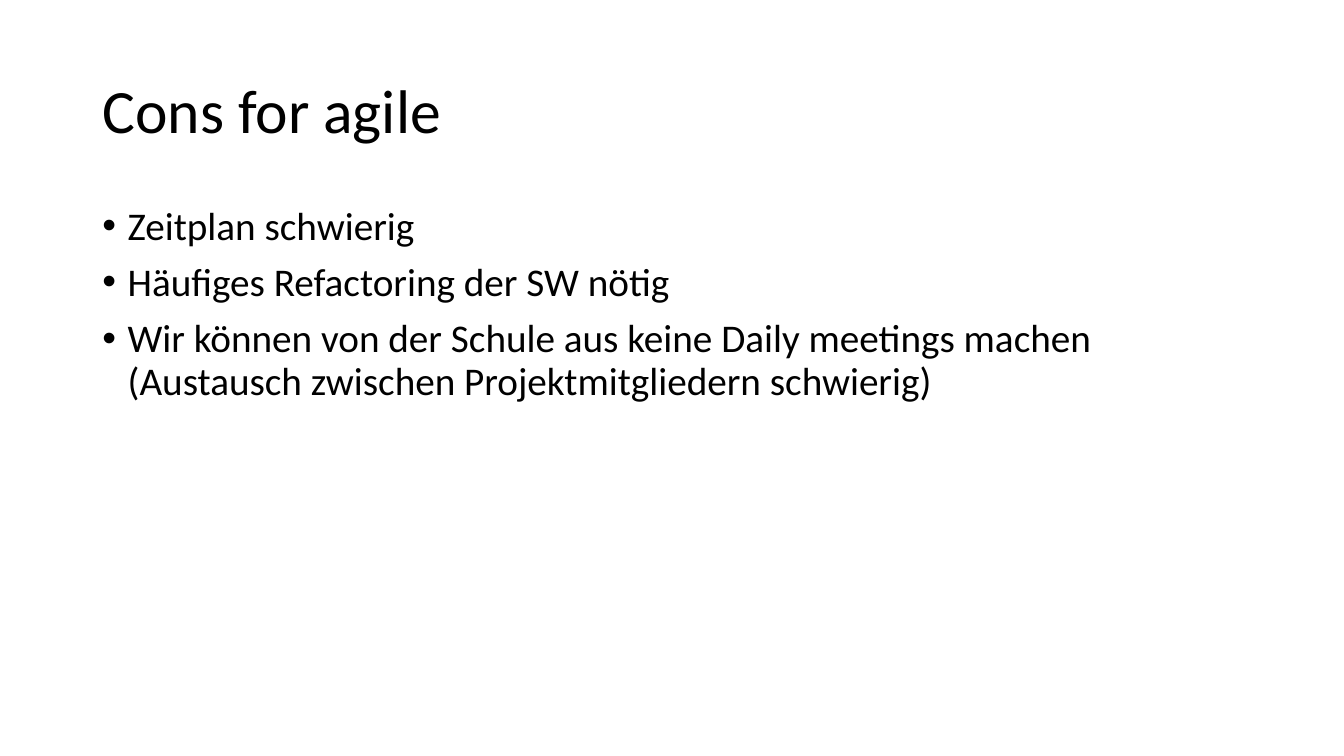
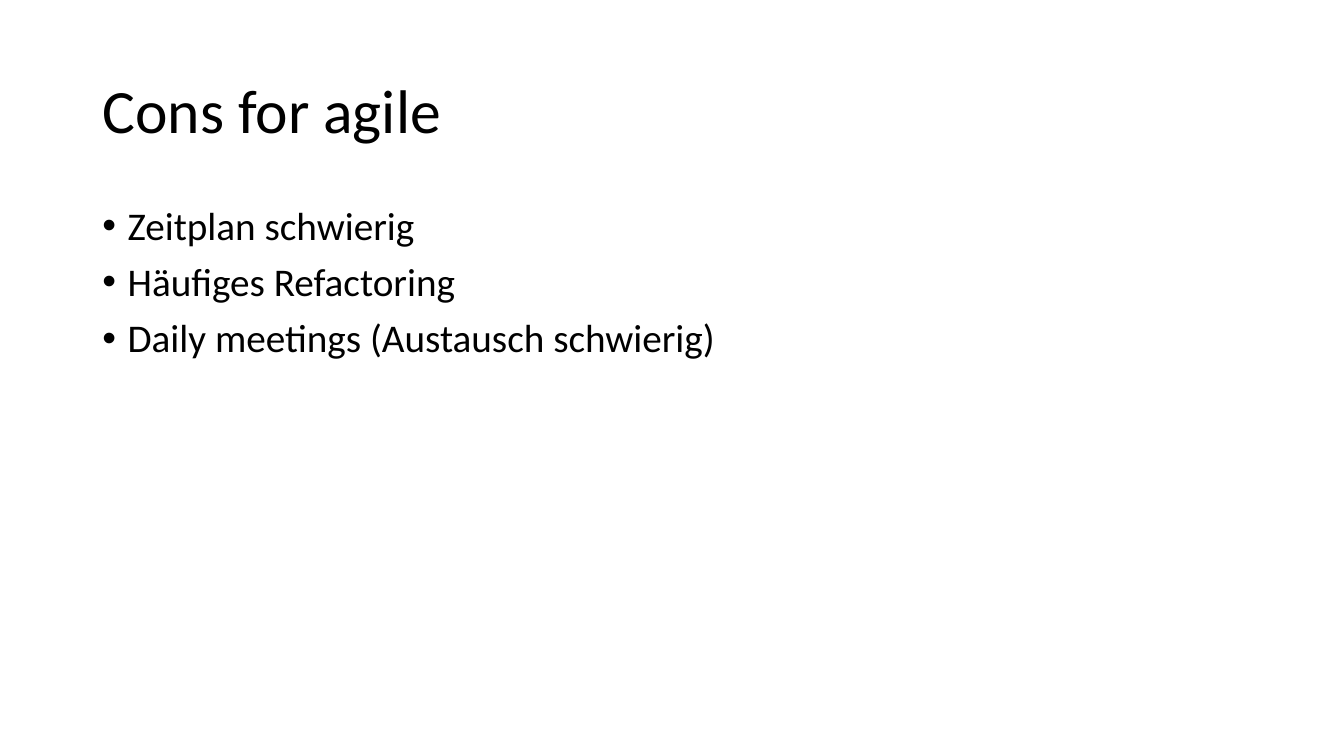
Before and after one commit to schne5/ch.bfh.bti7081.s2016.orange, a slide deck: slide 5 of doc/Task02/Task 2_orange.pptx. Drawn at 1344x756 pixels with LibreOffice and Linux fonts; fonts in the diff are those of the drawing. Boxes give left, top, right and bottom in pixels: in the first picture for what was removed or moved away, otherwise in the second. Text is boxed around its words. In the diff, an @@ line names an element or a change of style, - is before the commit and + after.

```diff
--- a/doc/Task02/Task 2_orange.pptx
+++ b/doc/Task02/Task 2_orange.pptx
@@ text at box(128, 269, 714, 359): text changed @@
-• Häufiges Refactoring der SW nötig
-• Wir können von der Schule aus keine Daily meetings machen (Austausch zwischen Projektmitgliedern schwierig)
+• Häufiges Refactoring
+• Daily meetings (Austausch schwierig)
```
Also in this commit, not shown: 8 other slides changed.
